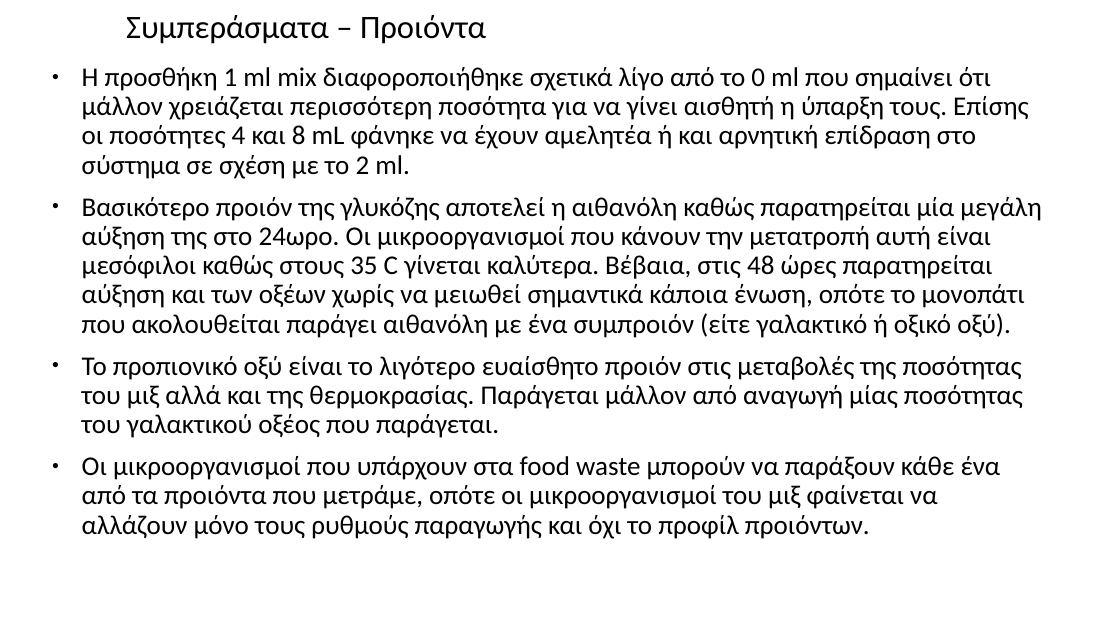
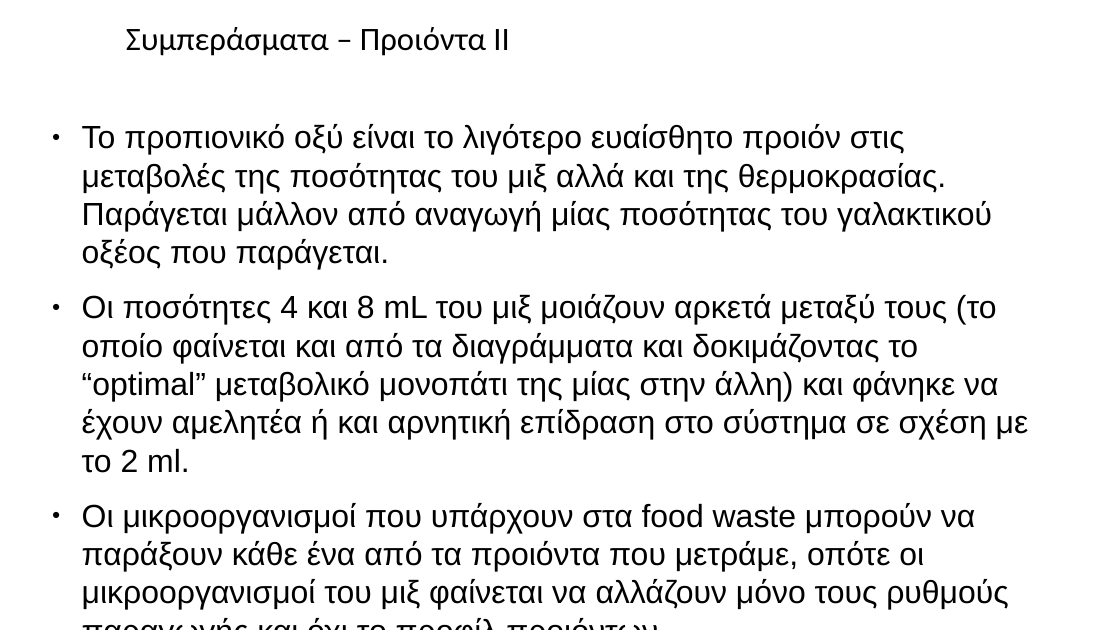
Before and after one commit to Vidianos-Giannitsis/masters-thesis, a slide deck: slide 20 of Reports/lab_scale_SSF_trial_2.pptx (slide 14 before the commit). Drawn at 1120x630 pixels with LibreOffice and Linux fonts; fonts in the diff are those of the drawing. Boxes give left, top, right and bottom in pixels: in the first picture for what was removed or moved away, otherwise in the second. Text is boxed around its words. In the diff, an @@ line names an element or a change of style, - is before the commit and + after.

```diff
--- a/Reports/lab_scale_SSF_trial_2.pptx
+++ b/Reports/lab_scale_SSF_trial_2.pptx
@@ title at bbox=[126, 27, 509, 56]: text changed @@
-Συμπεράσματα – Προιόντα
+Συμπεράσματα – Προιόντα ΙΙ
@@ text "Το προπιονικό οξύ είναι το ...": place and size @@
-text "Το προπιονικό οξύ είναι το ..." at bbox=[82, 67, 1042, 539]
+text "Το προπιονικό οξύ είναι το ..." at bbox=[82, 124, 1029, 610]
@@ text at bbox=[82, 67, 1042, 338]: paragraphs removed @@
-● Η προσθήκη 1 ml mix διαφοροποιήθηκε σχετικά λίγο από το 0 ml που σημαίνει ότι μάλλον χρειάζεται περισσότερη ποσότητα για να γίνει αισθητή η ύπαρξη τους. Επίσης οι ποσότητες 4 και 8 mL φάνηκε να έχουν αμελητέα ή και αρνητική επίδραση στο σύστημα σε σχέση με το 2 ml.
-● Βασικότερο προιόν της γλυκόζης αποτελεί η αιθανόλη καθώς παρατηρείται μία μεγάλη αύξηση της στο 24ωρο. Οι μικροοργανισμοί που κάνουν την μετατροπή αυτή είναι μεσόφιλοι καθώς στους 35 C γίνεται καλύτερα. Βέβαια, στις 48 ώρες παρατηρείται αύξηση και των οξέων χωρίς να μειωθεί σημαντικά κάποια ένωση, οπότε το μονοπάτι που ακολουθείται παράγει αιθανόλη με ένα συμπροιόν (είτε γαλακτικό ή οξικό οξύ).
@@ text at bbox=[82, 124, 1008, 610]: size 23.2 to 27.4 pt, font Calibri to Arial in "Το προπιονικό οξύ είναι το λιγότερο ευαίσθητο ...", "Οι μικροοργανισμοί που υπάρχουν στα food waste ..."; line spacing 0.9 to 1; more space between paragraphs @@
@@ text at bbox=[82, 294, 1029, 473]: paragraph added @@
+● Oι ποσότητες 4 και 8 mL του μιξ μοιάζουν αρκετά μεταξύ τους (το οποίο φαίνεται και από τα διαγράμματα και δοκιμάζοντας το “optimal” μεταβολικό μονοπάτι της μίας στην άλλη) και φάνηκε να έχουν αμελητέα ή και αρνητική επίδραση στο σύστημα σε σχέση με το 2 ml.
```
Also in this commit, not shown: 4 other slides changed, 9 slides added, 4 slides removed, 19 other files.
